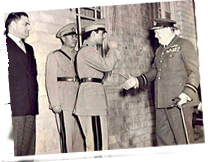
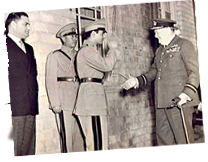
Layered file, before and after one edit (208 × 162). Changes by layer:
painted on "Livello 8" over bbox(0, 0, 205, 162)
